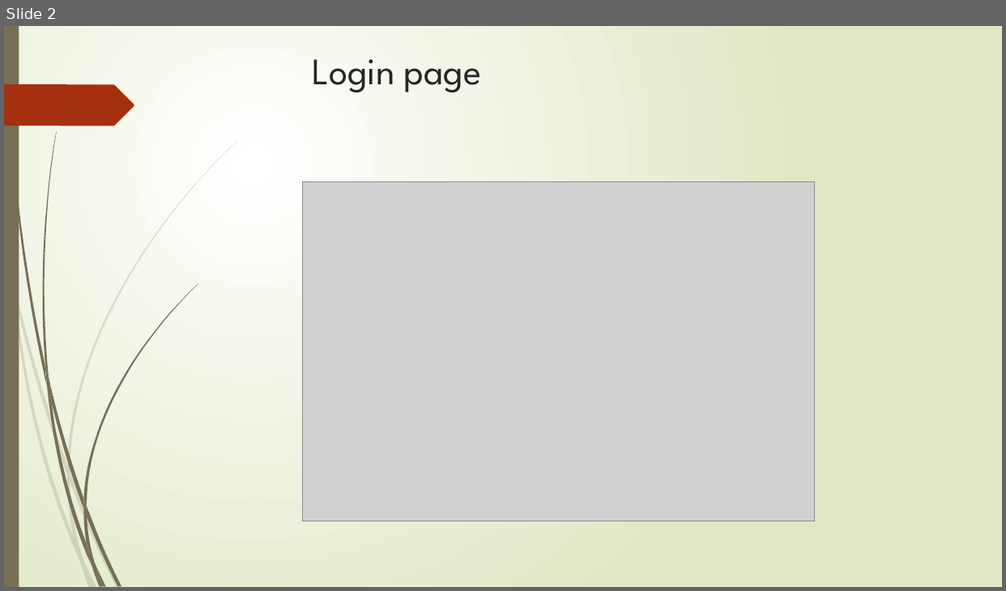
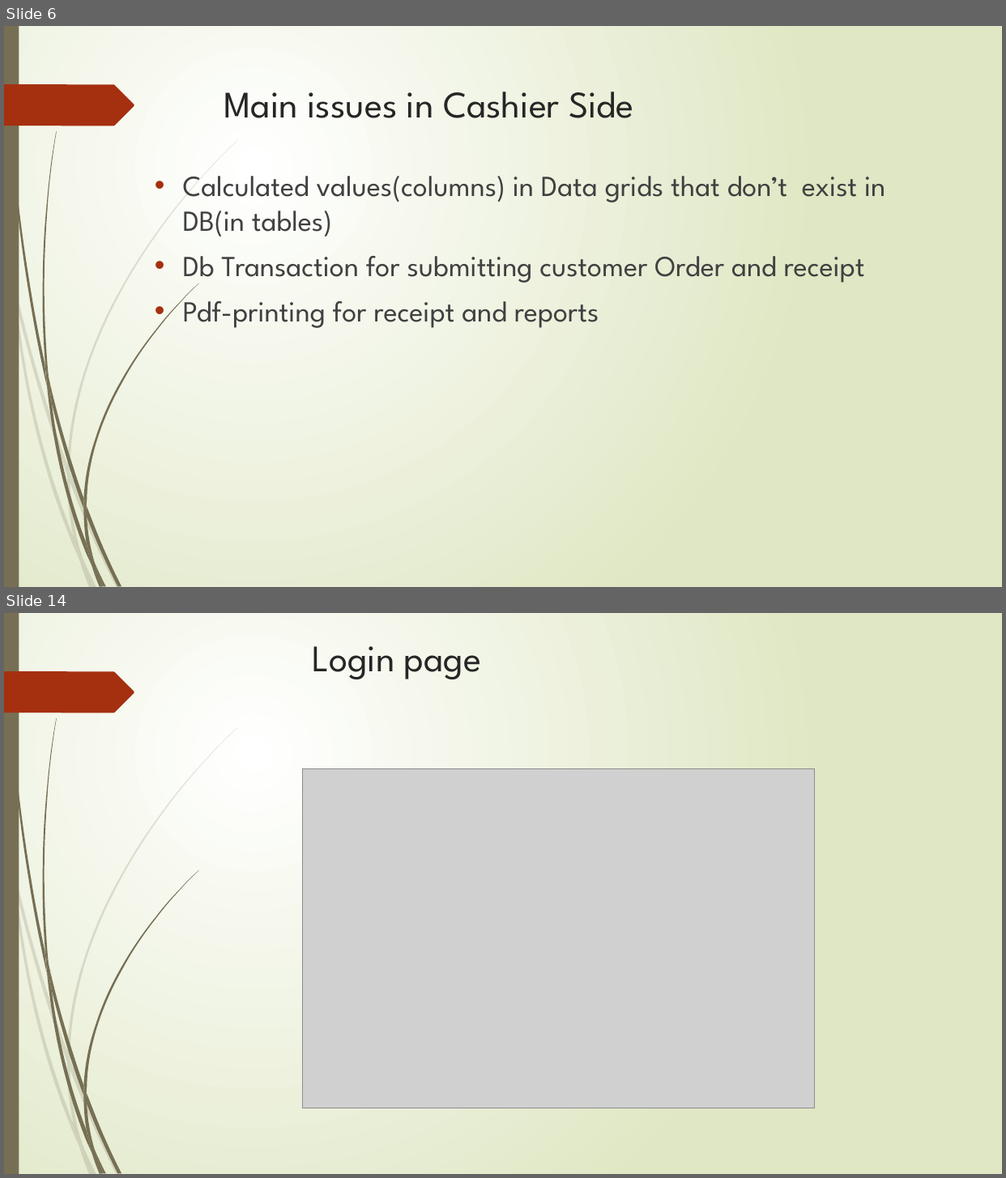
Before and after one commit to alitorabi1/SmallStore, a slide deck: Documents/Presentation.pptx. Shown one above the other, each under a label of ours: slide 2 before the commit, slides 6 and 14 after it; the slides between them are not shown. The pictures are 1006x591 and 1006x1178 pixels, drawn with LibreOffice and Linux fonts; fonts in the diff are those of the drawing; grey boxes stand for pictures. Boxes give left, top, right and bottom in pixels: in the first picture for what was removed or moved away, otherwise in the second. Text is boxed around its words. In the diff, an @@ line names an element or a change of style, - is before the commit and + after.

```diff
--- a/Documents/Presentation.pptx
+++ b/Documents/Presentation.pptx
@@ slide 6 added at box(4, 26, 1002, 587), background gradient #FFFFFF to #DFE8C4; not listed: 24 template elements that a slide beside it also shows @@
@@ title added at box(224, 92, 634, 118), 36 pt, text #262626 @@
+Main issues in Cashier Side
@@ text added at box(183, 176, 885, 328), 28 pt, text #404040 @@
+• Calculated values(columns) in Data grids that don’t exist in DB(in tables)
+• Db Transaction for submitting customer Order and receipt
+• Pdf-printing for receipt and reports
@@ what was slide 2 is now slide 14 @@
```
Also in this commit, not shown: 5 slides changed, 11 other slides added.
